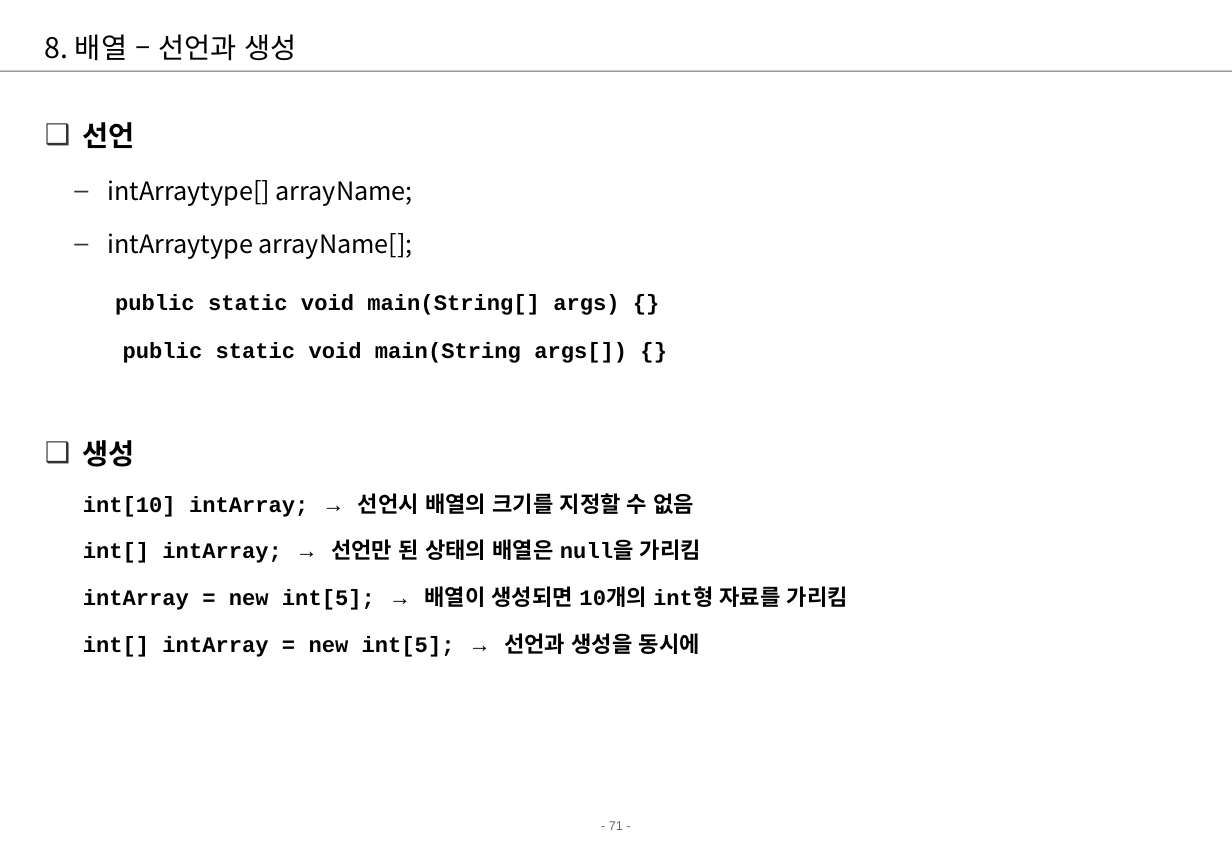
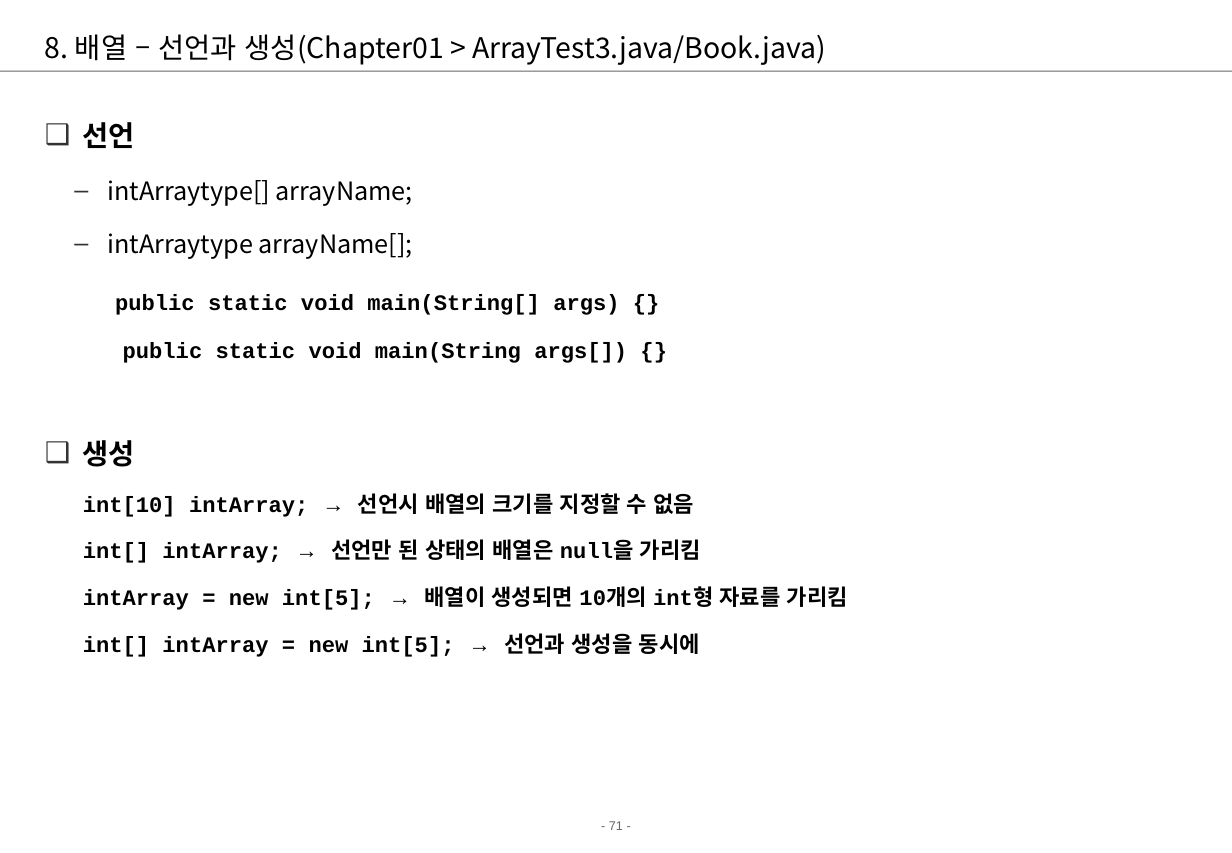
Before and after one commit to young0715/chapter01, a slide deck: slide 71 of src/chapter01/01.Java기본-자바기본프로그래밍.ppt. Drawn at 1232x853 pixels with LibreOffice and Linux fonts; fonts in the diff are those of the drawing; background and template pictures are left out. Boxes give left, top, right and bottom in pixels: in the first picture for what was removed or moved away, otherwise in the second. Text is boxed around its words. In the diff, an @@ line names an element or a change of style, - is before the commit and + after.

Commit message:
#배열 #2018.11.07

```diff
--- a/src/chapter01/01.Java기본-자바기본프로그래밍.ppt
+++ b/src/chapter01/01.Java기본-자바기본프로그래밍.ppt
@@ title at [45,34,826,65]: text changed @@
-8. 배열 – 선언과 생성
+8. 배열 – 선언과 생성(Chapter01 > ArrayTest3.java/Book.java)
```
Also in this commit, not shown: 18 other slides changed, 6 other files.
